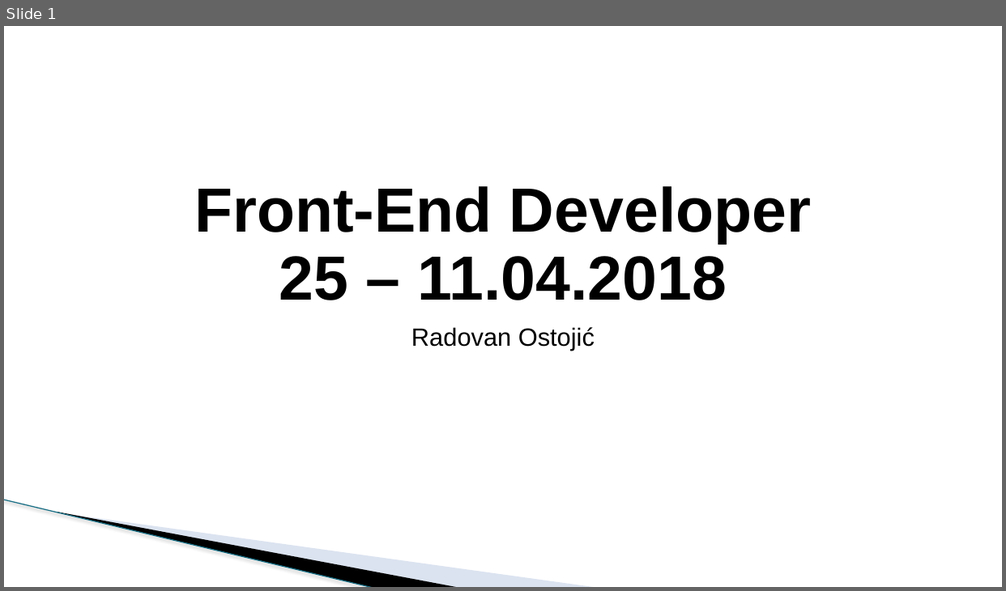
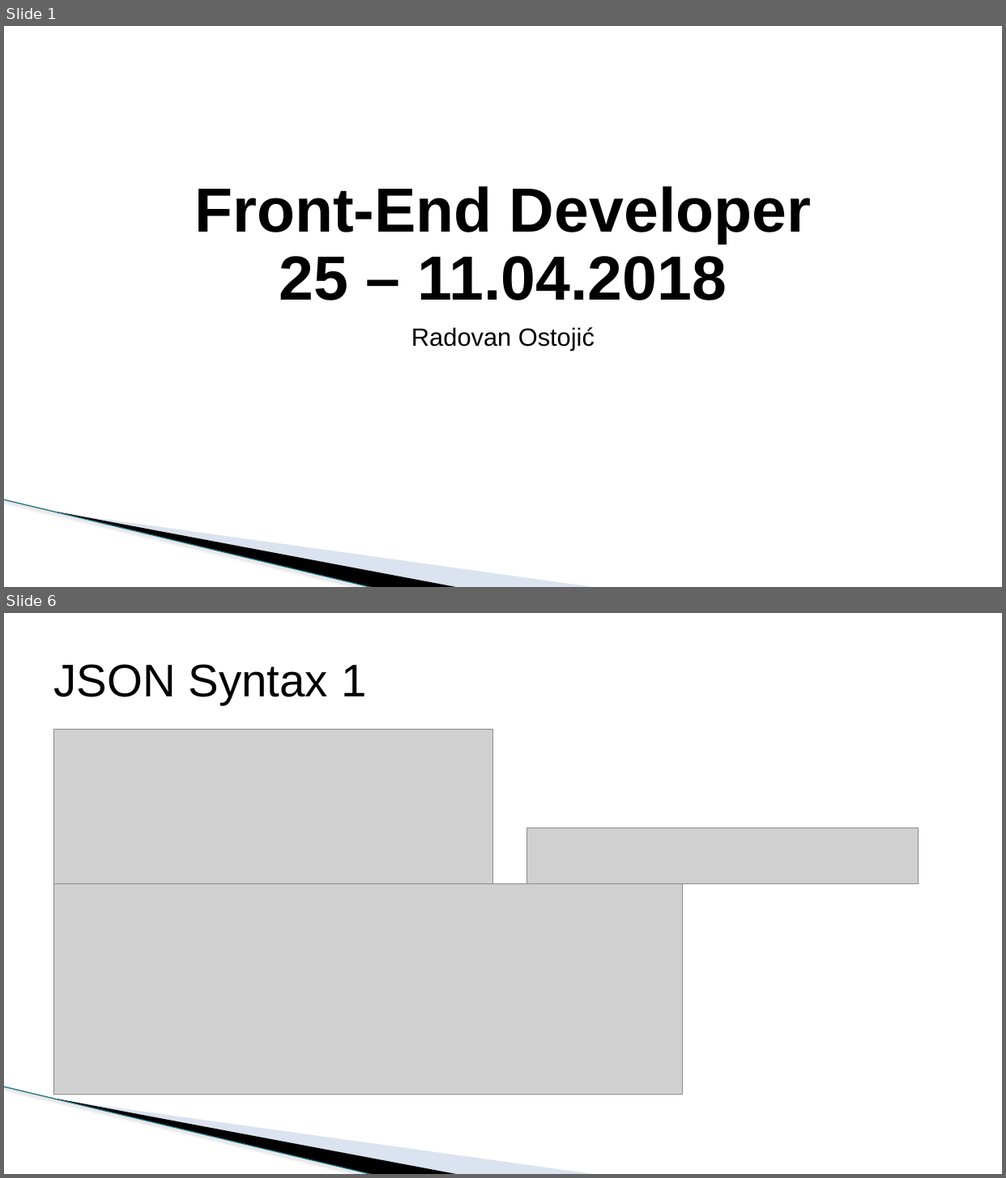
Before and after one commit to todalexcode/kurs-front-end, a slide deck: sesija-25/PPT/Front-End Developer-25.pptx. Shown one above the other, each under a label of ours: slide 1 before the commit, slides 1 and 6 after it; the slides between them are not shown. The pictures are 1006x591 and 1006x1178 pixels, drawn with LibreOffice and Linux fonts; fonts in the diff are those of the drawing; grey boxes stand for pictures; background and template pictures are left out. Boxes give left, top, right and bottom in pixels: in the first picture for what was removed or moved away, otherwise in the second. Text is boxed around its words. In the diff, an @@ line names an element or a change of style, - is before the commit and + after.

```diff
--- a/sesija-25/PPT/Front-End Developer-25.pptx
+++ b/sesija-25/PPT/Front-End Developer-25.pptx
@@ slide 6 added at box(4, 613, 1002, 1174), background #FFFFFF; not listed: 3 template elements that a slide beside it also shows @@
@@ title added at box(54, 664, 366, 705), 44 pt, text #000000 @@
+JSON Syntax 1
@@ picture added at box(54, 729, 493, 884) @@
@@ picture added at box(527, 828, 918, 884) @@
@@ picture added at box(54, 884, 683, 1094) @@
```
Also in this commit, not shown: 2 slides changed, 11 other slides added, 1 slide removed, 8 other files.
